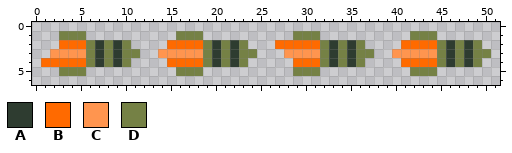
File history of a pixel-art sprite, RuinsOfReto/Assets/Animation/projectiles/missile.png. That is the earlier state.
The file is 52x7 pixels.
Palette (. is transparent): A #2e3c30  B #ff6a00  C #ff954f  D #758145
Now the later version:
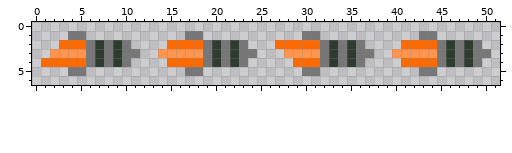
From old to new:
colour D: #758145 -> #777777
y 1: x 3 D -> .; x 16 D -> .; x 29 D -> .; x 42 D -> .
y 5: x 3 D -> .; x 16 D -> .; x 29 D -> .; x 42 D -> .
